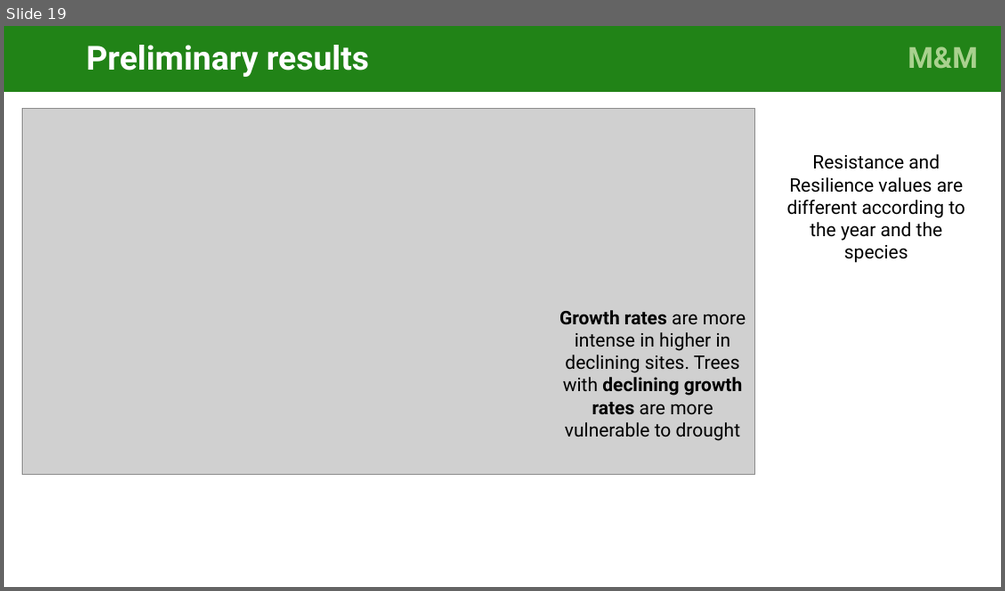
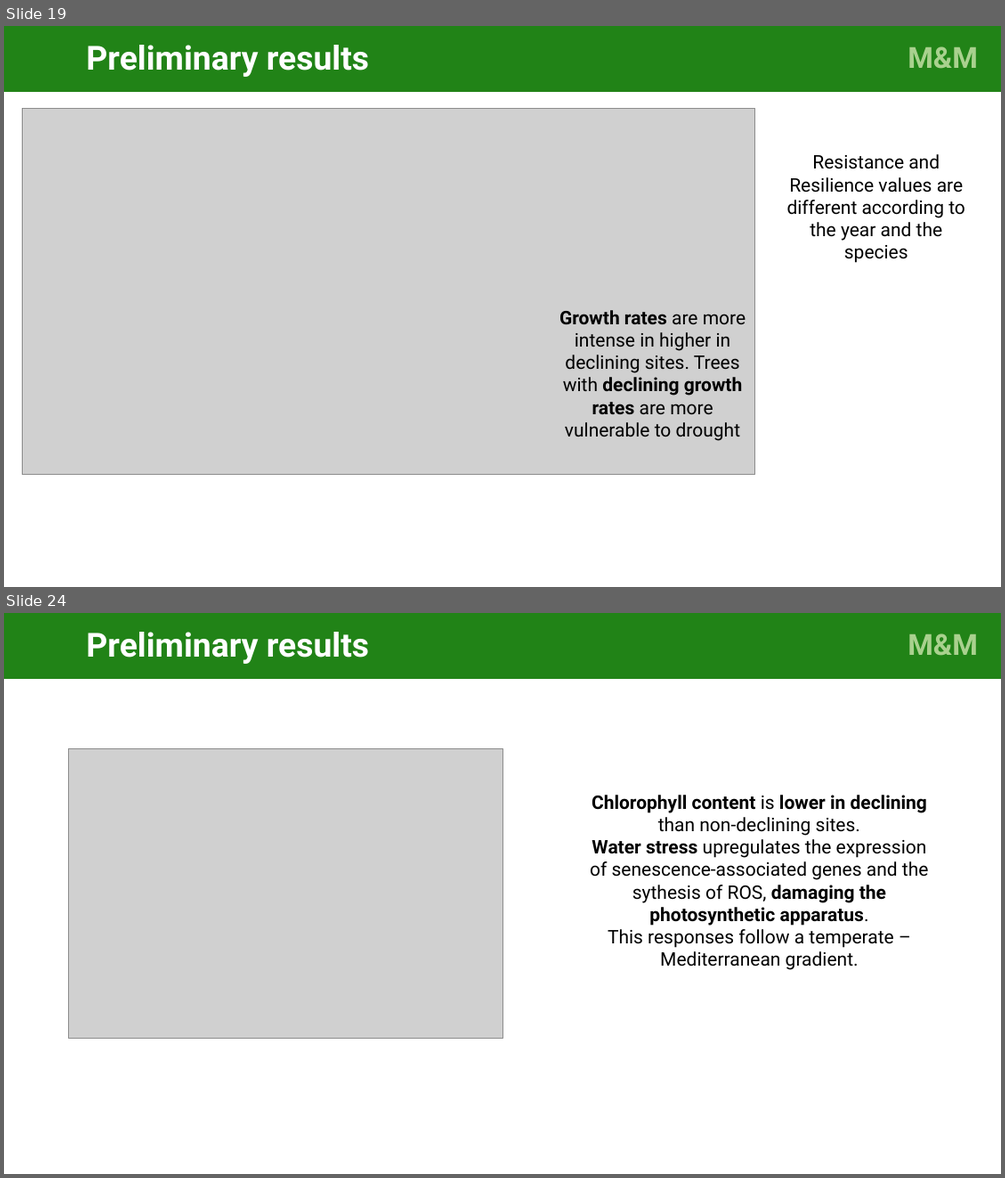
Before and after one commit to cris-fernandez/Tesis_Individuo, a slide deck: 06_ppts/exploratory_analysis_figures_v3-CFB-CG.pptx. Shown one above the other, each under a label of ours: slide 19 before the commit, slides 19 and 24 after it; the slides between them are not shown. The pictures are 1005x591 and 1005x1178 pixels, drawn with LibreOffice and Linux fonts; fonts in the diff are those of the drawing; grey boxes stand for pictures. Boxes give left, top, right and bottom in pixels: in the first picture for what was removed or moved away, otherwise in the second. Text is boxed around its words. In the diff, an @@ line names an element or a change of style, - is before the commit and + after.

```diff
--- a/06_ppts/exploratory_analysis_figures_v3-CFB-CG.pptx
+++ b/06_ppts/exploratory_analysis_figures_v3-CFB-CG.pptx
@@ slide 24 added at <box>4,613,1001,1174</box>, background #FFFFFF @@
@@ title added at <box>4,613,797,679</box>, fill #218317, 32 pt, text #FFFFFF, bold @@
+Preliminary results
@@ rectangle added at <box>797,613,1001,679</box>, fill #218317, 28 pt, text #A9D18E, bold @@
+M&M .
@@ picture added at <box>68,749,502,1038</box> @@
@@ text added at <box>590,795,929,970</box>, 18 pt, text #000000 @@
+  Chlorophyll content is lower in declining than non-declining sites.
+  Water stress upregulates the expression of senescence-associated genes and the sythesis of ROS, damaging the photosynthetic apparatus.
+  This responses follow a temperate – Mediterranean gradient.
```
Also in this commit, not shown: 1 slide changed, 6 other slides added, 1 slide removed, 5 other files.
